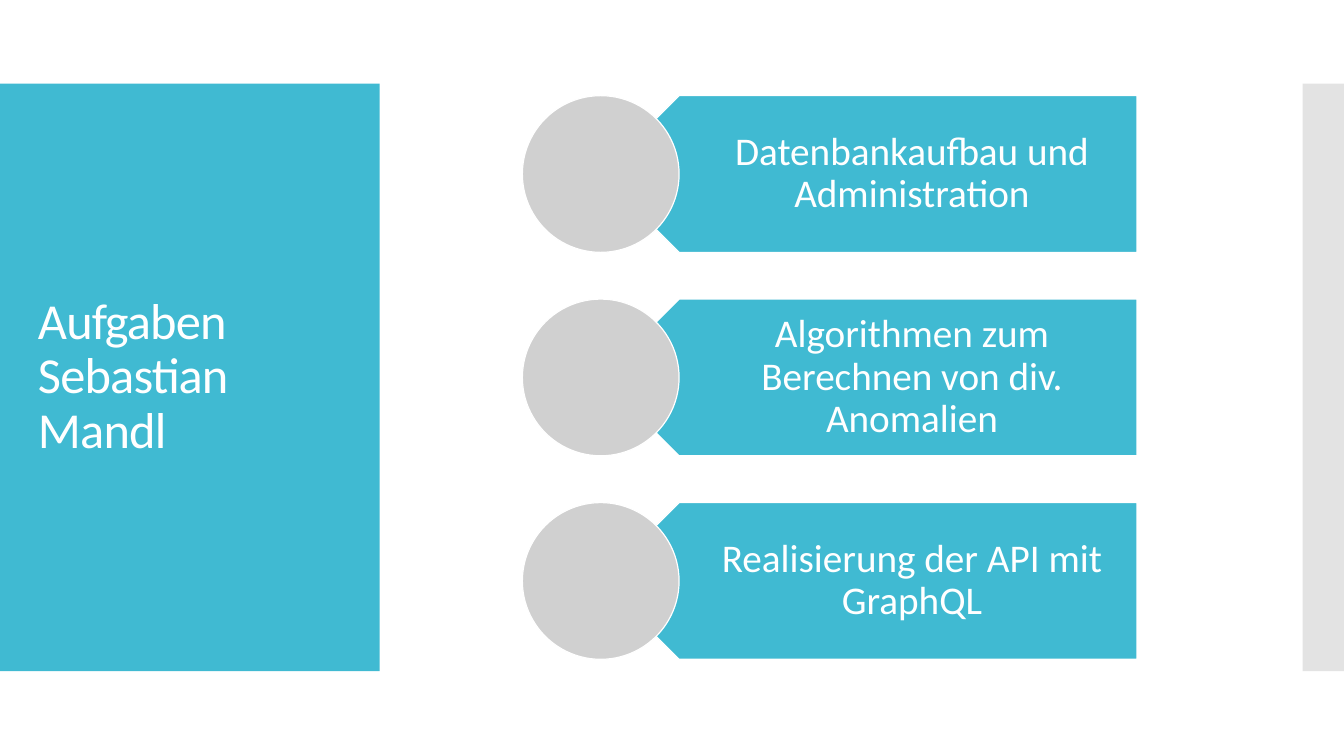
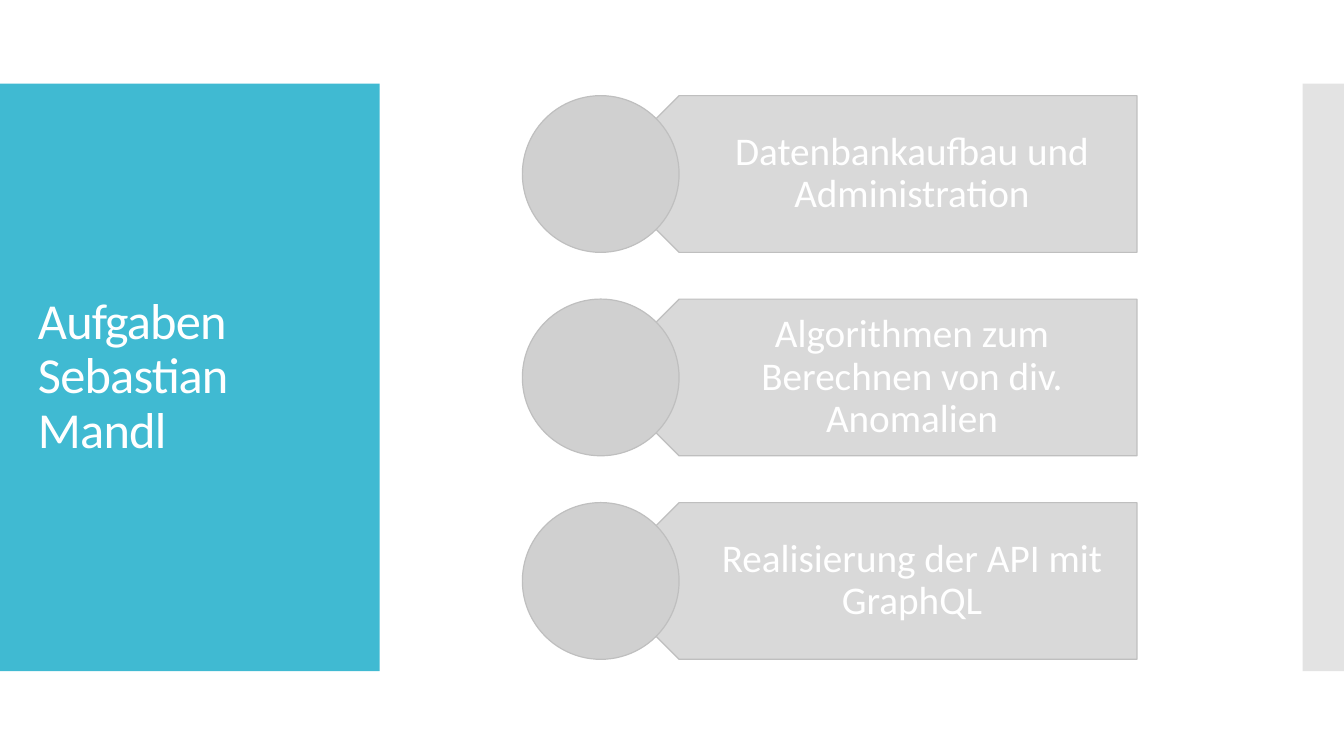
Before and after one commit to SebastianMandl/AEMS, a slide deck: slide 7 of Planung/Praesentationen/Zwischenpräsentation Diplomarbeit - Kopie.pptx. Drawn at 1344x756 pixels with LibreOffice and Linux fonts; fonts in the diff are those of the drawing; grey boxes stand for pictures. Boxes give left, top, right and bottom in pixels: in the first picture for what was removed or moved away, otherwise in the second. Text is boxed around its words. In the diff, an @@ line names an element or a change of style, - is before the commit and + after.

```diff
--- a/Planung/Praesentationen/Zwischenpräsentation Diplomarbeit - Kopie.pptx
+++ b/Planung/Praesentationen/Zwischenpräsentation Diplomarbeit - Kopie.pptx
@@ fill #40BAD2 to #D9D9D9; outline #FFFFFF 0.85 pt to #BFBFBF 0.85 pt in 3 elements at bbox=[601, 96, 1137, 252], bbox=[601, 299, 1137, 456], bbox=[601, 503, 1137, 659] @@
```
Also in this commit, not shown: 6 other slides changed, 14 other files.
